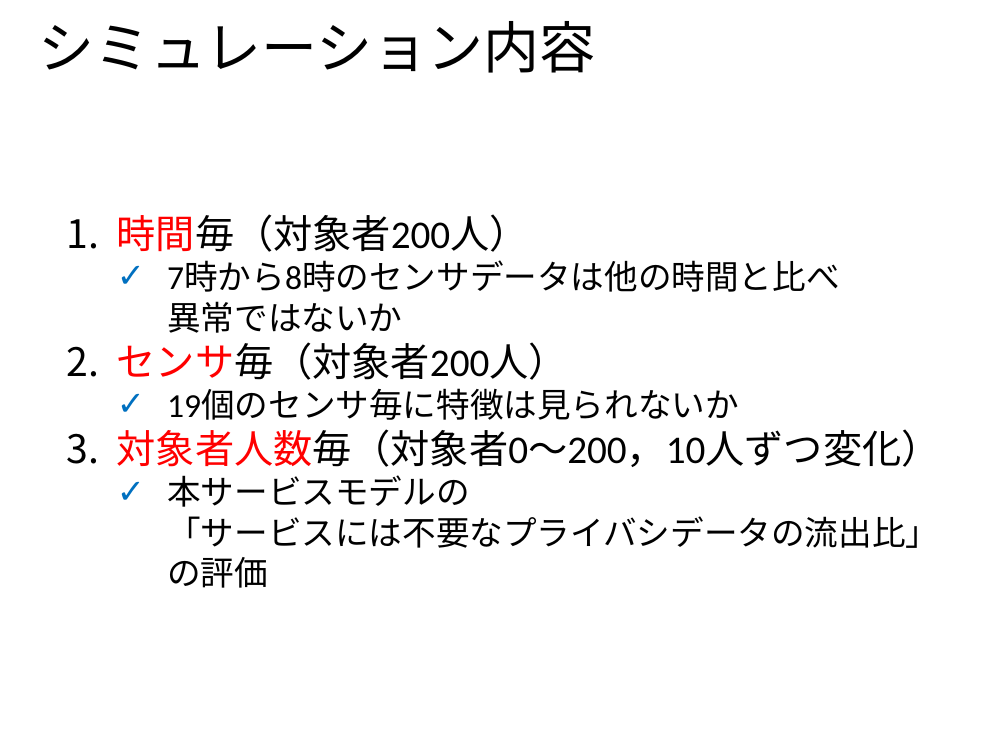
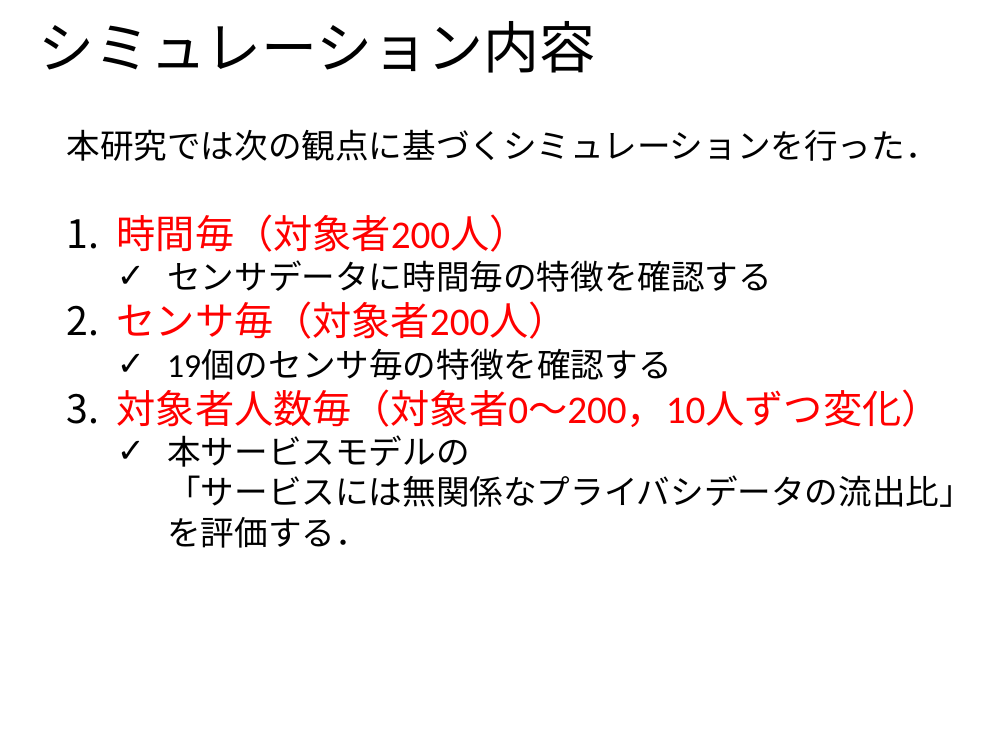
Before and after one commit to ao-megane/LplcOpenDataConverter, a slide deck: slide 20 of LplcOpenDataConverter/LplcOpenDataConverter/プレゼン/多地点カメラを用いた見守りサービスにおける第三者のプライバシデータ流出比の定量評価.pptx. Drawn at 1008x756 pixels with LibreOffice and Linux fonts; fonts in the diff are those of the drawing; background and template pictures are left out. Boxes give left, top, right and bottom in pixels: in the first picture for what was removed or moved away, otherwise in the second. Text is boxed around its words. In the diff, an @@ line names an element or a change of style, - is before the commit and + after.

```diff
--- a/LplcOpenDataConverter/LplcOpenDataConverter/プレゼン/多地点カメラを用いた見守りサービスにおける第三者のプライバシデータ流出比の定量評価.pptx
+++ b/LplcOpenDataConverter/LplcOpenDataConverter/プレゼン/多地点カメラを用いた見守りサービスにおける第三者のプライバシデータ流出比の定量評価.pptx
@@ text added at (66,129,938,161), 24 pt, text #000000 @@
+本研究では次の観点に基づくシミュレーションを行った．
@@ text at (117,214,941,427): text colour #000000 to #FF0000 in "時間毎（対象者200人）", "センサ毎（対象者200人）", "対象者人数毎（対象者0～200，10人ずつ変化）" @@
@@ text at (167,260,772,292): text changed @@
-  ✓ 7時から8時のセンサデータは他の時間と比べ
-    異常ではないか
+  ✓ センサデータに時間毎の特徴を確認する
@@ text at (167,349,671,380): text changed @@
-  ✓ 19個のセンサ毎に特徴は見られないか
+  ✓ 19個のセンサ毎の特徴を確認する
@@ text at (167,435,973,548): text changed @@
-  ✓ 本サービスモデルの
-    「サービスには不要なプライバシデータの流出比」
-    の評価
+  ✓ 本サービスモデルの
+    「サービスには無関係なプライバシデータの流出比」
+    を評価する．
```
Also in this commit, not shown: 20 other slides changed, 2 slides added, 2 slides removed, 1 other file.
